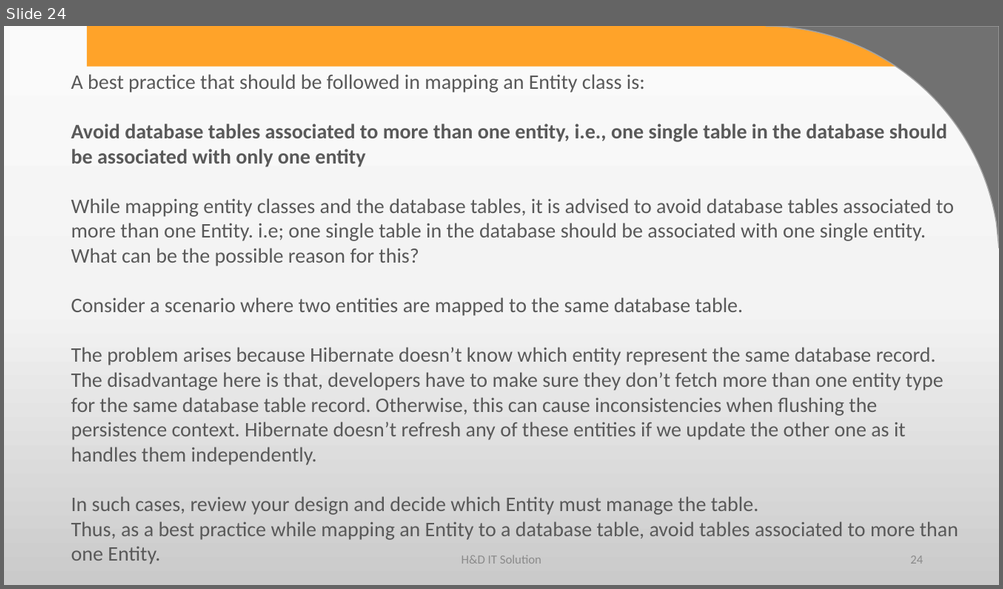
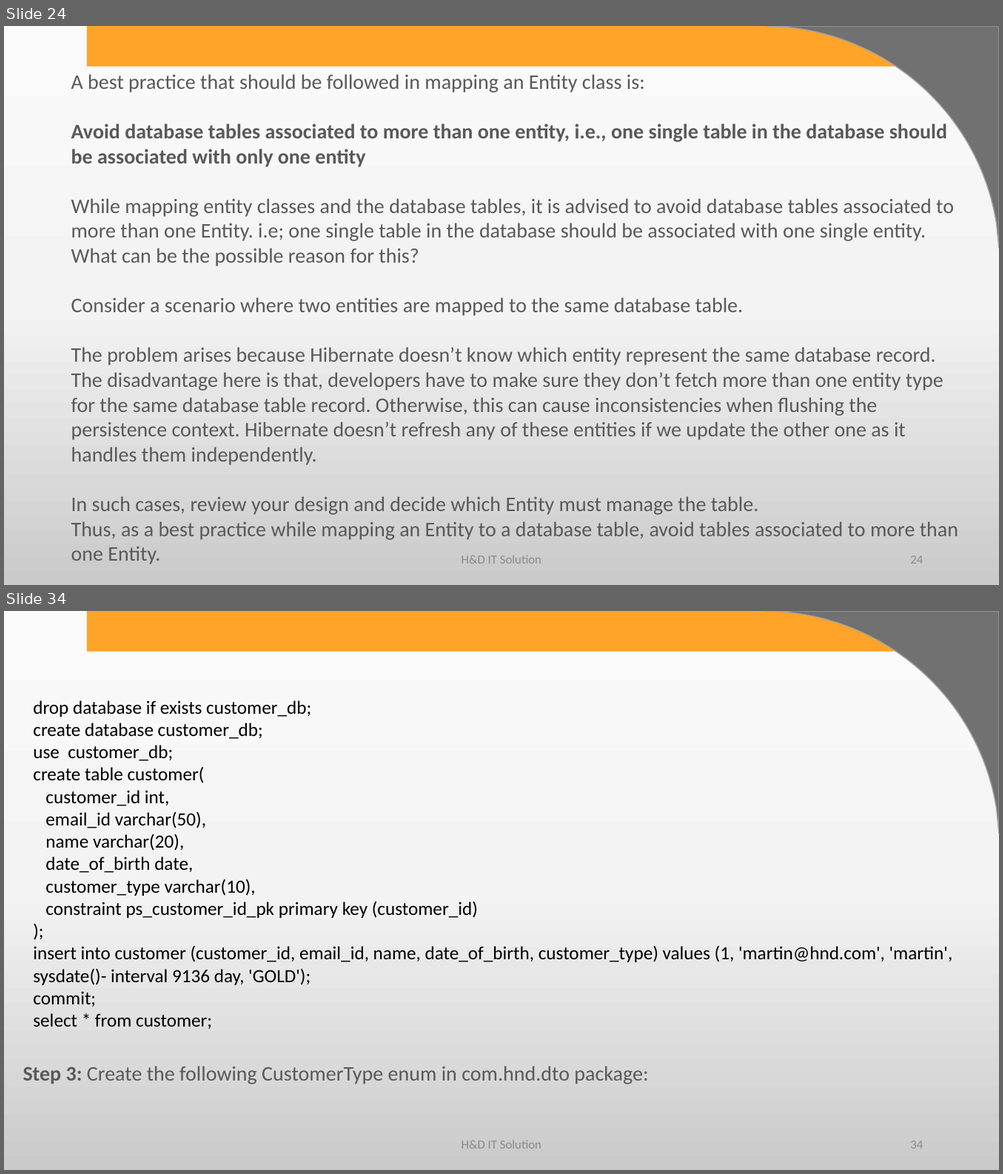
Before and after one commit to harshadasawant/spring_boot1, a slide deck: infinite/src/main/ppt/Persistence Layer using Spring Boot.pptx. Shown one above the other, each under a label of ours: slide 24 before the commit, slides 24 and 34 after it; the slides between them are not shown. The pictures are 1003x589 and 1003x1174 pixels, drawn with LibreOffice and Linux fonts; fonts in the diff are those of the drawing; background and template pictures are left out. Boxes give left, top, right and bottom in pixels: in the first picture for what was removed or moved away, otherwise in the second. Text is boxed around its words. In the diff, an @@ line names an element or a change of style, - is before the commit and + after.

```diff
--- a/infinite/src/main/ppt/Persistence Layer using Spring Boot.pptx
+++ b/infinite/src/main/ppt/Persistence Layer using Spring Boot.pptx
@@ slide 34 added at box(4, 611, 999, 1170), background gradient #FBFBFB to #F4F4F4 to #CBCBCB; not listed: 2 template elements that a slide beside it also shows @@
@@ text added at box(33, 701, 953, 1029), 18 pt, text #000000 @@
+drop database if exists customer_db;
+create database customer_db;
+use customer_db;
+create table customer(
+customer_id int,
+email_id varchar(50),
+name varchar(20),
+date_of_birth date,
+customer_type varchar(10),
+constraint ps_customer_id_pk primary key (customer_id)
+);
+insert into customer (customer_id, email_id, name, date_of_birth, customer_type) values (1, 'martin@hnd.com', 'martin', sysdate()- interval 9136 day, 'GOLD');
+commit;
+select * from customer;
@@ text added at box(23, 1066, 648, 1085), 20 pt, text #595959 @@
+Step 3: Create the following CustomerType enum in com.hnd.dto package:
@@ text added at box(461, 1141, 541, 1149), 12 pt, text #8C8C8C @@
+H&D IT Solution
@@ page number added at box(910, 1141, 922, 1149), 12 pt, text #8C8C8C @@
+34
```
Also in this commit, not shown: 22 other slides added, 4 other files.
